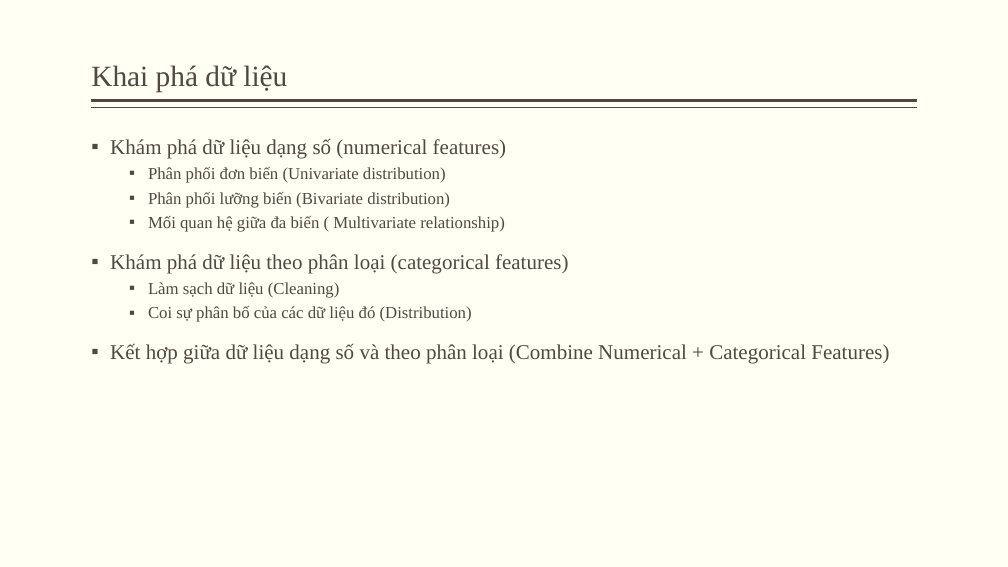
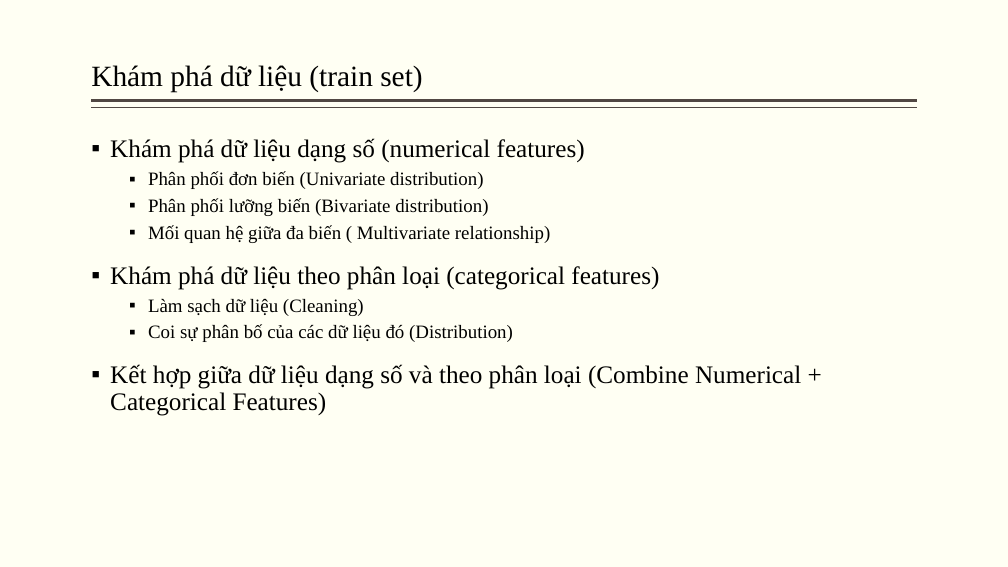
Before and after one commit to Tuan-Lee-23/Data-Science-Final-Project, a slide deck: slide 17 of reports/Slide.pptx. Drawn at 1008x567 pixels with LibreOffice and Linux fonts; fonts in the diff are those of the drawing. Boxes give left, top, right and bottom in pixels: in the first picture for what was removed or moved away, otherwise in the second. Text is boxed around its words. In the diff, an @@ line names an element or a change of style, - is before the commit and + after.

```diff
--- a/reports/Slide.pptx
+++ b/reports/Slide.pptx
@@ title at [91,65,422,93]: text changed; text colour #514843 to #000000 @@
-Khai phá dữ liệu
+Khám phá dữ liệu (train set)
@@ text "Khám phá dữ liệu dạng ..." at [110,138,801,416]: size 20 to 24 pt in "Khám phá dữ liệu dạng số (numerical ...", "Khám phá dữ liệu theo phân loại ...", "Kết hợp giữa dữ liệu dạng số ..."; text colour #514843 to #000000; size 16 to 18 pt in "Phân phối đơn biến (Univariate distribution)", "Phân phối lưỡng biến (Bivariate distribution)", "Mối quan hệ giữa đa biến ( ...", "Làm sạch dữ liệu (Cleaning)" and 1 more places @@
```
Also in this commit, not shown: 22 other slides changed, 9 slides added, 8 slides removed.
